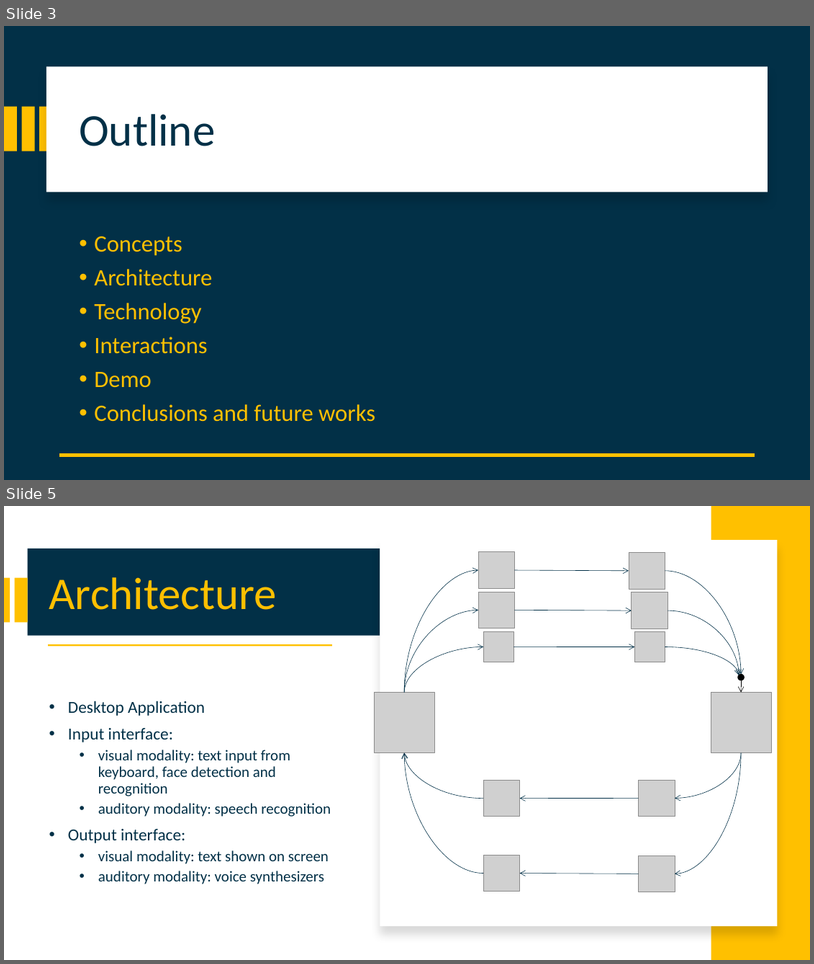
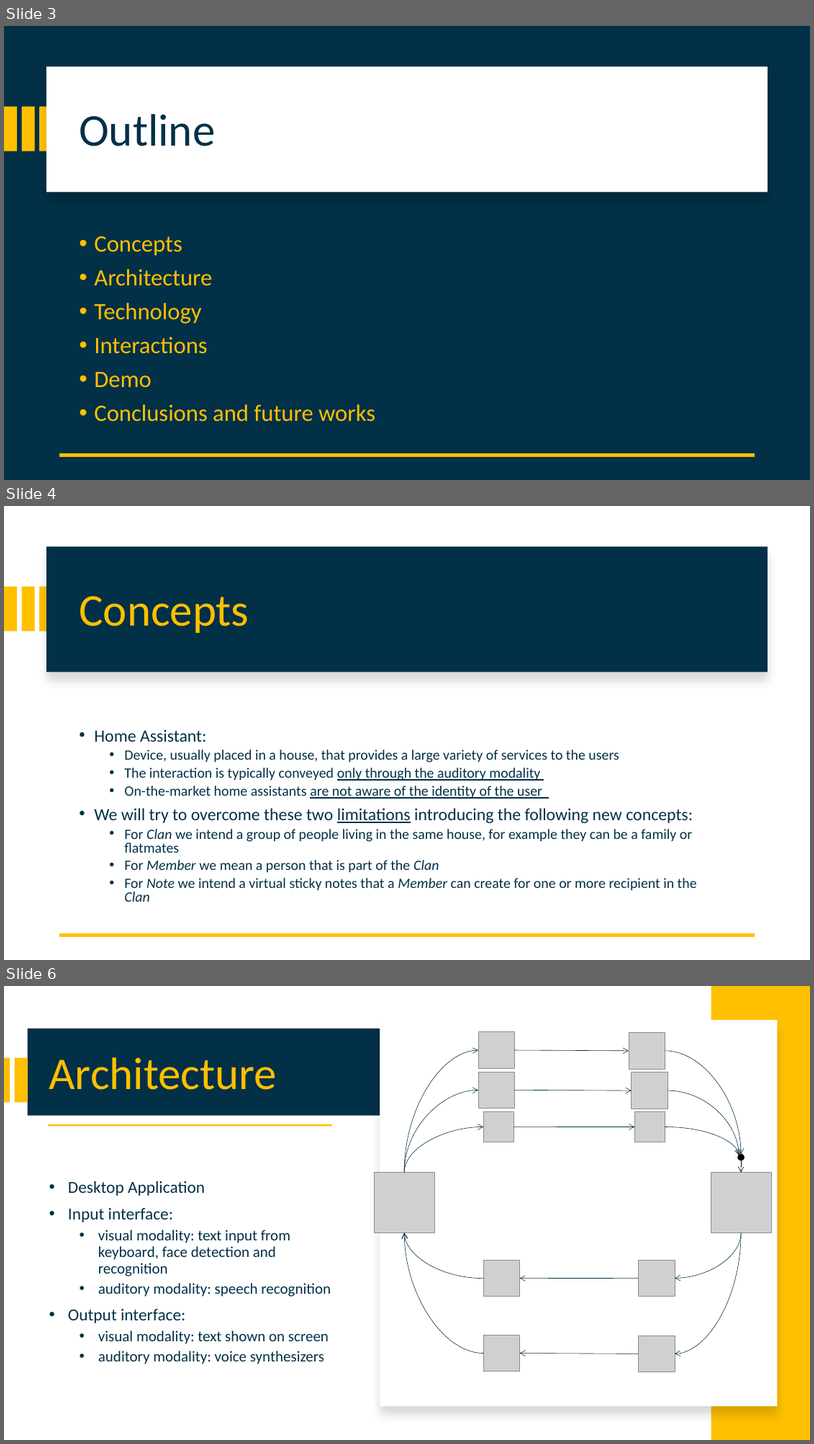
Before and after one commit to attennig/MultimodalMultiuserHomeAssistant, a slide deck: Multimodal personalized multiuser Home Assistant.pptx. Shown one above the other, each under a label of ours: slides 3 and 5 before the commit, slides 3, 4 and 6 after it; the slides between them are not shown. The pictures are 814x964 and 814x1444 pixels, drawn with LibreOffice and Linux fonts; fonts in the diff are those of the drawing; grey boxes stand for pictures. Boxes give left, top, right and bottom in pixels: in the first picture for what was removed or moved away, otherwise in the second. Text is boxed around its words. In the diff, an @@ line names an element or a change of style, - is before the commit and + after.

```diff
--- a/Multimodal personalized multiuser Home Assistant.pptx
+++ b/Multimodal personalized multiuser Home Assistant.pptx
@@ slide 4 added at (x1=4, y1=506, x2=810, y2=960), background #FFFFFF @@
@@ rectangle added at (x1=46, y1=546, x2=768, y2=672), fill #FFFFFF @@
@@ rectangle added at (x1=46, y1=546, x2=768, y2=672), fill #023047 @@
@@ rectangle added at (x1=4, y1=587, x2=17, y2=631), fill #FFC000 @@
@@ rectangle added at (x1=21, y1=587, x2=34, y2=631), fill #FFC000 @@
@@ rectangle added at (x1=40, y1=587, x2=52, y2=631), fill #FFC000 @@
@@ title added at (x1=79, y1=596, x2=249, y2=633), 54 pt, text #FFC000 @@
+Concepts
@@ text added at (x1=94, y1=729, x2=697, y2=901), 17 pt, text #023047 @@
+• Home Assistant:
+  • Device, usually placed in a house, that provides a large variety of services to the users
+  • The interaction is typically conveyed only through the auditory modality
+  • On-the-market home assistants are not aware of the identity of the user
+• We will try to overcome these two limitations introducing the following new concepts:
+  • For Clan we intend a group of people living in the same house, for example they can be a family or flatmates
+  • For Member we mean a person that is part of the Clan
+  • For Note we intend a virtual sticky notes that a Member can create for one or more recipient in the Clan
@@ line added from (756, 935) to (59, 935), #FFC000 4.5 pt @@
@@ what was slide 5 is now slide 6 @@
```
Also in this commit, not shown: 1 slide changed.
